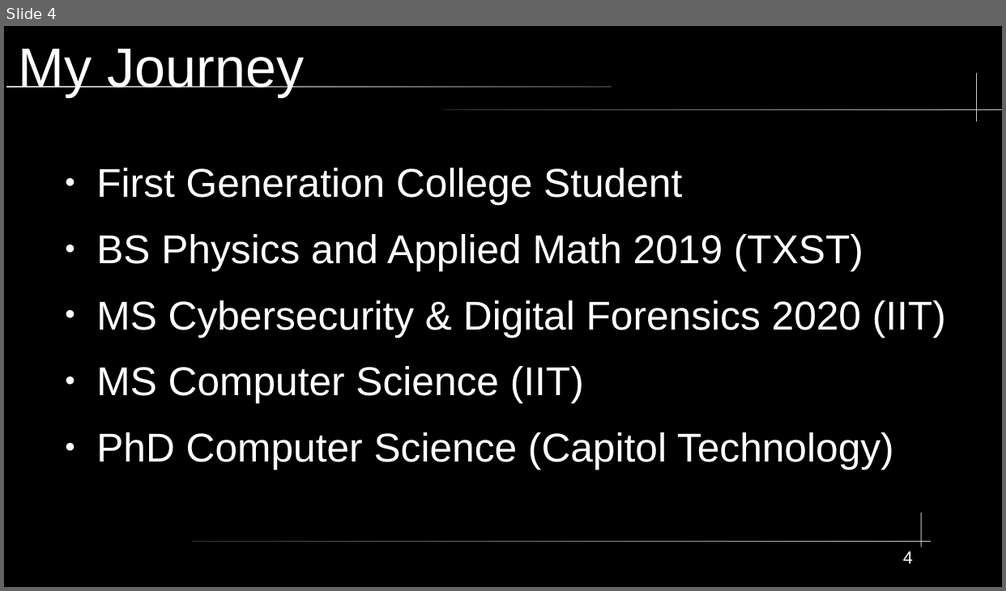
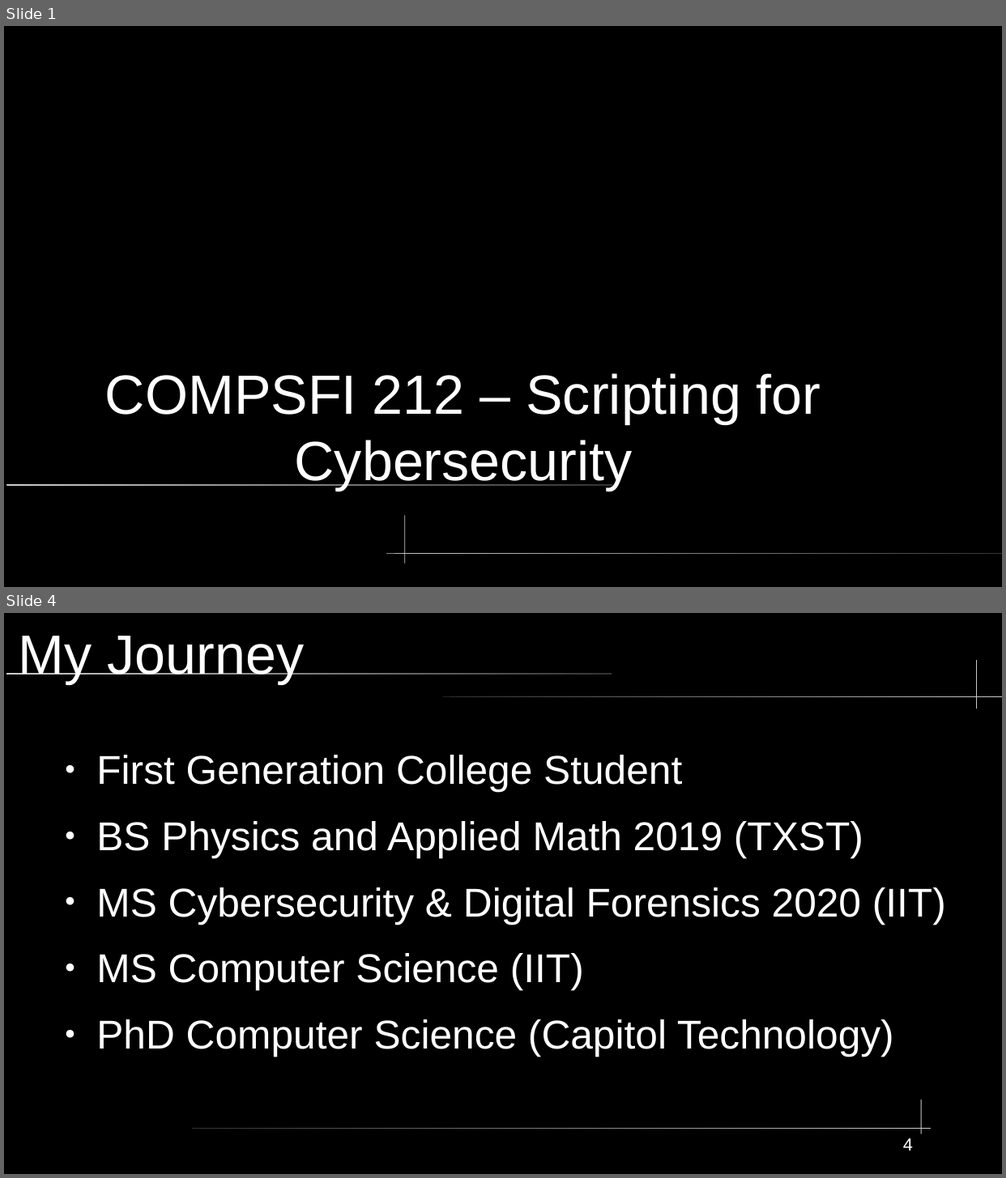
Before and after one commit to xXxSpicyBoiiixXx/COMPSFI-212, a slide deck: Fall2025-Introductions.odp. Shown one above the other, each under a label of ours: slide 4 before the commit, slides 1 and 4 after it; the slides between them are not shown. The pictures are 1006x591 and 1006x1178 pixels, drawn with LibreOffice and Linux fonts; fonts in the diff are those of the drawing. Boxes give left, top, right and bottom in pixels: in the first picture for what was removed or moved away, otherwise in the second. Text is boxed around its words. In the diff, an @@ line names an element or a change of style, - is before the commit and + after.

```diff
--- a/Fall2025-Introductions.odp
+++ b/Fall2025-Introductions.odp
@@ slide 1 added at <box>4,26,1002,587</box>, background #000000 @@
@@ title added at <box>105,373,821,490</box>, 44 pt, text #FFFFFF @@
+COMPSFI 212 – Scripting for Cybersecurity
@@ rounded rectangle added at <box>6,484,612,486</box>, fill gradient #CCCCCC to #333333 @@
@@ freeform shape added at <box>404,516,405,564</box>, fill #CCCCCC @@
@@ rounded rectangle added at <box>386,553,1002,554</box>, fill gradient #CCCCCC to #333333 @@
```
Also in this commit, not shown: 4 slides changed, 1 slide removed, 5 other files.
